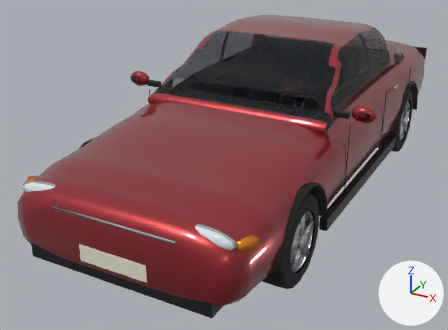
The glTF model assets/models/car_sedan.glb, before and after one commit.
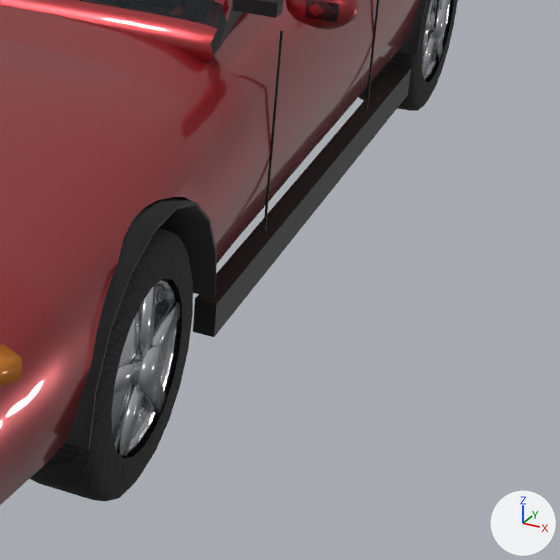
There are two pictures of each version: one whole from a 50 mm lens placed at (2.22, -4.94, 2.55), pointed at (-0.3, -0.35, 0.26), one close up on the part from 56% to 100% of the width and 34% to 94% of the height. Arrows for +X, +Y and +Z are at lower right; the lights stay in place. The older version's two pictures come first. Where no turn or scale is listed for an object, it has been applied to the vertices. Vertices at exactly the same position are counted once.

In view in the first close-up: 'Body', 'Door_L', 'wheel_FL', 'wheel_RL'.
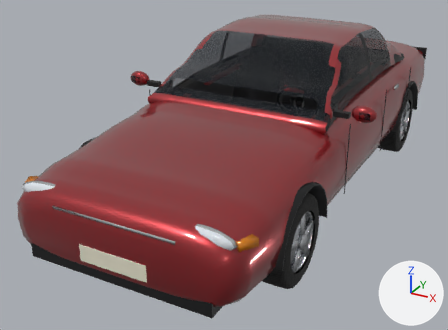
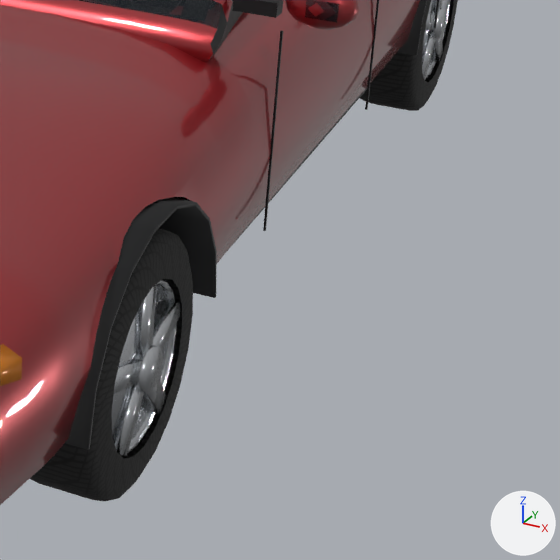
Boxes (x1, y1, x2, y2) around the edits, measured in the close-ups (560 x 560 px; the box of a moved part takes in the faces that stretch with it):
part 1 of me_sedan_body, moved or reshaped: before (193, 66, 411, 337); after (228, 86, 368, 250)

What the commit changed:
me_sedan_body is used by ob_body; location (0.0, 0.0, 0.0).
me_sedan_body had 3505 vertices, 6402 faces and spanned x -1.12..1.12, y -2.37..2.46, z 0.21..1.45.
me_sedan_body now has 3505 vertices, 6402 faces and spans x -1.12..1.12, y -2.37..2.46, z 0.22..1.45.
me_sedan_body part 1: 30 of 3505 vertices moved; they spanned x 0.86..1.12, y -0.98..0.98, z 0.21..1.1 and now span x 0.74..1.12, y -0.93..0.93, z 0.23..1.1; mean shift (-0.07, 0.0, 0.01); largest move (0.92, -0.98, 0.21) -> (0.79, -0.93, 0.23).
Other edits to the shape of me_sedan_body do not show in these pictures.
